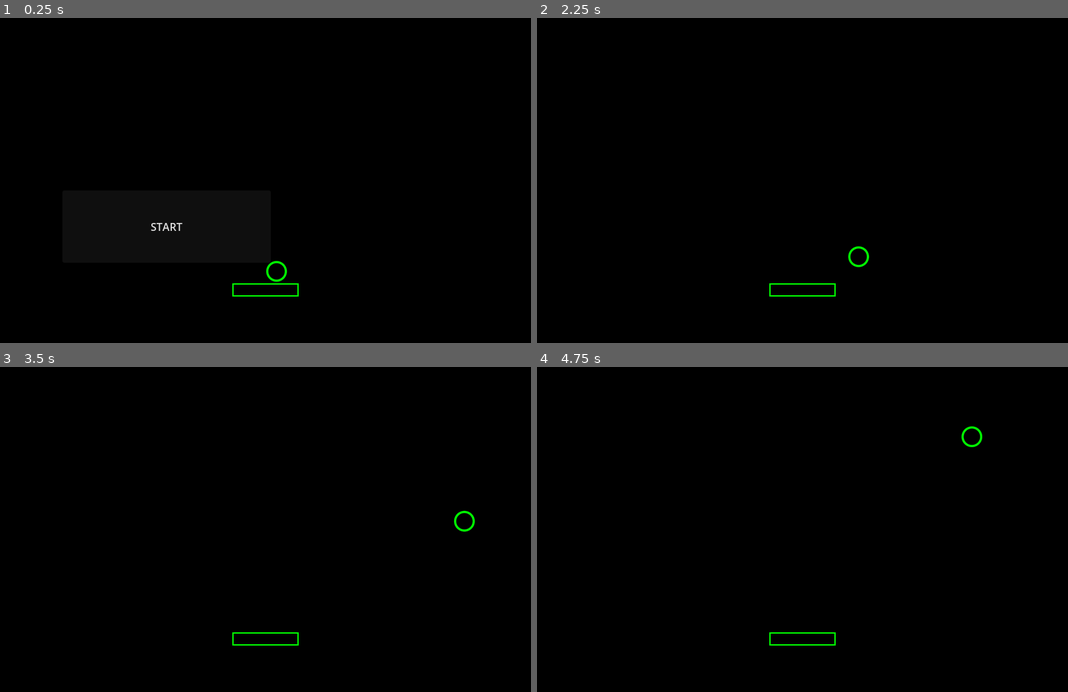
Above: before the commit, frames 1-4 (two rows, left to right).
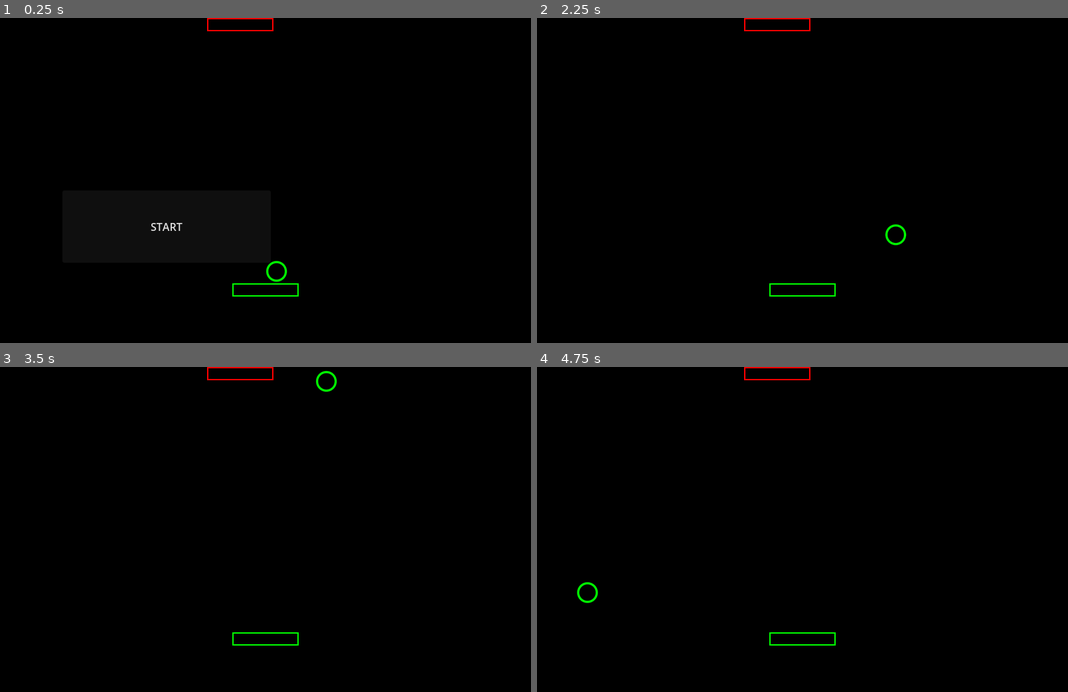
Above: after the commit, the same moments.

Repository: Germenzi/Infinitoid
Game: Godot game, scene res://scenes/arcanoid_game.tscn
Same seed, same stepped clock (60 frames per second), same inputs: the game is played once before the commit and once after it. This scene is started directly instead of the project's main scene.
Inputs (mouse positions are in pixels of both pictures, inside the frame that each line leads up to):
- Up to frame 1 (0.25 s): no input
- Up to frame 2 (2.25 s): click "START" at 0.5 s; tap Enter at 1.25 s; move the mouse to (919, 167) at 1.27 s; hold Up (ui_up) 1.28-2 s; tap O at 1.35 s; click (919, 167) at 1.42 s; tap Space at 2 s; drag from (696, 200) to (775, 248) at 2.02 s
- Up to frame 3 (3.5 s): move the mouse to (318, 461) at 2.77 s; hold Up (ui_up) from 2.78 s (still down); tap O at 2.85 s
- Up to frame 4 (4.75 s): release Up (ui_up) at 3.5 s; drag from (775, 597) to (643, 484) at 3.52 s; move the mouse to (961, 581) at 4.27 s; hold Down (ui_down) from 4.28 s (still down); tap O at 4.35 s

The runs differ from the first frame. In frame 1, 0.1% of the frame differs, in the area x 39-52%, y 0-5%; in frame 2, 0.3%, in the area x 39-70%, y 0-77%; in frame 3, 0.3%; in frame 4, 0.3%.

Commit message:
Separated rects ball collides with to groups

Diff:
--- a/scenes/GameState.gd
+++ b/scenes/GameState.gd
@@ -10,7 +10,7 @@
 @export_range(2.0, 200.0)
 var initial_ball_radius : float = 15.0
 
-@export_range(10.0, 1_000.0)
+@export_range(10.0, 10_000.0)
 var initial_ball_speed : float = 200.0
 
 @export_subgroup("Draw")
@@ -35,6 +35,23 @@
 @export_range(1.0, 10.0)
 var platform_draw_width : float = 2.0
 
+@export_category("Block")
+@export
+var block_size : Vector2 = Vector2(100.0, 20.0)
+
+@export_range(0.0, 100.0)
+var block_rows_gap : float = 4.0
+
+@export_range(0.0, 100.0)
+var blocks_columns_gap : float = 4.0
+
+@export_subgroup("Draw")
+@export_range(1.0, 10.0)
+var block_draw_width : float = 2.0
+
+@export
+var block_color : Color = Color.RED
+
 @export
 var platform_color : Color = Color.GREEN
 
@@ -49,6 +66,10 @@
 var ball_radius : float
 var ball_position : Vector2
 
+var blocks_columns : int
+var blocks : Array[Rect2] = []
+var blocks_spawn_count : int
+
 
 func _enter_tree() -> void:
 	ball_velocity = Vector2.RIGHT * initial_ball_speed
@@ -58,3 +79,6 @@
 	platform_rect = Rect2(Vector2.ZERO, initial_platform_size)
 
 	playing_area_rect = Rect2(Vector2.ZERO, get_tree().root.size)
+
+	blocks_columns = playing_area_rect.size.x / (block_size.x + blocks_columns_gap)
+	blocks_spawn_count = 1
--- a/scenes/arcanoid_game.tscn
+++ b/scenes/arcanoid_game.tscn
@@ -20,17 +20,11 @@
 	draw_rect(_game_state.platform_rect.grow(-_game_state.platform_draw_width/2.0),
 	_game_state.platform_color, false, _game_state.platform_draw_width, false
 	)
-"
-
-[sub_resource type="GDScript" id="GDScript_0ctov"]
-resource_name = "block_controller"
-script/source = "extends Node
-
-@onready
-var _game_state : GameState = %GameState
-
-var blocks_x : int
-var blocks_y : int
+
+	for block:Rect2 in _game_state.blocks:
+		draw_rect(block.grow(-_game_state.block_draw_width/2.0),
+		_game_state.block_color, false, _game_state.block_draw_width, false
+		)
 "
 
 [sub_resource type="GDScript" id="GDScript_ypwq7"]
@@ -39,6 +33,12 @@
 
 @onready
 var _game_state : GameState = %GameState
+
+enum BallCollisionTypes {
+	BORDER,
+	PLATFORM,
+	BLOCK
+}
 
 func _ready() -> void:
 	_game_state.state_machine.handle_state(GameState.GAME_STARTING_STATE, _on_state_game_starting)
@@ -56,6 +56,7 @@
 		_game_state.playing_area_rect.end.y-PLATFORM_GAP)
 
 	_place_ball_to_launch_position()
+	_spawn_blocks_layer()
 
 
 func _on_state_launching_ball() -> void:
@@ -93,64 +94,95 @@
 
 func _process_controlling_ball(delta:float) -> void:
 	const PLATFORM_HEIGHT : float = 20.0
+
 	_handle_platform_movement(delta)
 
-	var ball_collision_rectangles : Array[Rect2] = []
-	ball_collision_rectangles.append(_game_state.playing_area_rect.grow(-_game_state.ball_radius*2))
-
+	var playing_area_limiter_rect : Rect2 = _game_state.playing_area_rect.grow(-_game_state.ball_radius*2)
 	var platform_rect : Rect2 = _game_state.platform_rect
 
 	var frametime : float = 0.0
-	var ball_position : Vector2 = _game_state.ball_position
-	var banned_rect_side : Array[int] = [] # rect idx, side idx
+	var banned_rect_side : Array[int] = [] # rect idx, side idx, group idx
+
+	var collide_group : Callable = func(rect_group:Array[Rect2], group_idx:int, banned_rect:Array, frame_time:float):
+		var earliest_collision : Array = []
+		var collision_rect : int
+		for i:int in len(rect_group):
+			var rect : Rect2 = rect_group[i]
+			var ccd_res : Array = ArcanoidGeometry.ccd_circle_box(
+				_game_state.ball_position,
+				_game_state.ball_position+_game_state.ball_velocity*delta,
+				_game_state.ball_radius,
+				rect, [banned_rect[1]] if
+					(not banned_rect.is_empty() and i == banned_rect[0] and group_idx == banned_rect[2]) else [])
+
+			if not ccd_res[0]: continue
+
+			if 0.0 <= ccd_res[1] and ccd_res[1] <= (1.0-frame_time):
+				if earliest_collision.is_empty() or ccd_res[1] < earliest_collision[1]:
+					earliest_collision = ccd_res
+					collision_rect = i
+
+		if earliest_collision.is_empty():
+			earliest_collision = [false, 0.0, 1]
+		return [earliest_collision, collision_rect]
+
+
 	while true:
 		var earliest_collision : Array = []
 		var collision_rect : int
-		for i:int in len(ball_collision_rectangles):
-			var rect : Rect2 = ball_collision_rectangles[i]
-			var ccd_res : Array = ArcanoidGeometry.ccd_circle_box(
-				ball_position,
-				ball_position+_game_state.ball_velocity*delta,
-				_game_state.ball_radius,
-				rect, [banned_rect_side[1]] if (not banned_rect_side.is_empty() and i == banned_rect_side[0]) else [])
-
-			if not ccd_res[0]: continue
-
-			if 0.0 <= ccd_res[1] and ccd_res[1] <= (1.0-frametime):
-				if earliest_collision.is_empty() or ccd_res[1] < earliest_collision[1]:
-					earliest_collision = ccd_res
-					collision_rect = i
-
-		var collision_with_platform : bool = false
-		if -1 not in banned_rect_side:
-			var platform_ccd_collision : Array = ArcanoidGeometry.ccd_circle_box(
-				ball_position,
-				ball_position+_game_state.ball_velocity*delta,
-				_game_state.ball_radius,
-				platform_rect
-			)
-			if 0.0 < platform_ccd_collision[1] and platform_ccd_collision[1] < (1.0-frametime):
-				if earliest_collision.is_empty() or platform_ccd_collision[1] < earliest_collision[1]:
-					earliest_collision = platform_ccd_collision
-					collision_with_platform = true
-					collision_rect = -1
+		var collision_type : BallCollisionTypes
+
+		var collision_with_borders : Array = collide_group.call([playing_area_limiter_rect] as Array[Rect2], BallCollisionTypes.BORDER, banned_rect_side, frametime)
+		var collsion_with_platform : Array = collide_group.call([platform_rect] as Array[Rect2], BallCollisionTypes.PLATFORM, banned_rect_side, frametime)
+		var collision_with_blocks : Array = collide_group.call(_game_state.blocks as Array[Rect2], BallCollisionTypes.BLOCK, banned_rect_side, frametime)
+
+		if collision_with_borders[0][0]:
+			earliest_collision = collision_with_borders[0]
+			collision_rect = collision_with_borders[1]
+			collision_type = BallCollisionTypes.BORDER
+
+		if collsion_with_platform[0][0] and (earliest_collision.is_empty() or collsion_with_platform[0][1] < earliest_collision[1]):
+			earliest_collision = collsion_with_platform[0]
+			collision_rect = collsion_with_platform[1]
+			collision_type = BallCollisionTypes.PLATFORM
+
+		if collision_with_blocks[0][0] and (earliest_collision.is_empty() or collision_with_blocks[0][1] < earliest_collision[1]):
+			earliest_collision = collision_with_blocks[0]
+			collision_rect = collision_with_blocks[1]
+			collision_type = BallCollisionTypes.BLOCK
 
 		if earliest_collision.is_empty():
-			ball_position += _game_state.ball_velocity*delta*(1.0-frametime)
+			_game_state.ball_position += _game_state.ball_velocity*delta*(1.0-frametime)
 			break
 
-		ball_position += _game_state.ball_velocity*delta*earliest_collision[1]
+		_game_state.ball_position += _game_state.ball_velocity*delta*earliest_collision[1]
 		frametime += earliest_collision[1]
-		if collision_with_platform:
-			_game_state.ball_velocity = (ball_position-_game_state.platform_rect.get_center()).normalized() * _game_state.ball_velocity.length()
-		elif (earliest_collision[2] == SIDE_TOP or earliest_collision[2] == SIDE_BOTTOM):
-			_game_state.ball_velocity.y *= -1
-		else:
-			_game_state.ball_velocity.x *= -1
-
-		banned_rect_side = [collision_rect, earliest_collision[2]]
-
-	_game_state.ball_position = ball_position
+
+		match collision_type:
+			BallCollisionTypes.BORDER:
+				if earliest_collision[2] == SIDE_BOTTOM:
+					_game_state.state_machine.go_state(GameState.LAUNCHING_BALL_STATE)
+					return
+
+				if (earliest_collision[2] == SIDE_TOP or earliest_collision[2] == SIDE_BOTTOM):
+					_game_state.ball_velocity.y *= -1
+				else:
+					_game_state.ball_velocity.x *= -1
+				banned_rect_side = [collision_rect, earliest_collision[2], BallCollisionTypes.BORDER]
+
+			BallCollisionTypes.PLATFORM:
+				_game_state.ball_velocity = (_game_state.ball_position-_game_state.platform_rect.get_center()).normalized() * _game_state.ball_velocity.length()
+				_on_ball_platform_collision.call_deferred()
+				banned_rect_side = [collision_rect, earliest_collision[2], BallCollisionTypes.PLATFORM]
+
+			BallCollisionTypes.BLOCK:
+				_game_state.blocks.remove_at(collision_rect)
+				if (earliest_collision[2] == SIDE_TOP or earliest_collision[2] == SIDE_BOTTOM):
+					_game_state.ball_velocity.y *= -1
+				else:
+					_game_state.ball_velocity.x *= -1
+				banned_rect_side = []
+
 
 
 func _place_ball_to_launch_position() -> void:
@@ -170,6 +202,29 @@
 		_game_state.platform_rect.position.x = _game_state.playing_area_rect.position.x
 
 
+
+func _spawn_blocks_layer() -> void:
+	for i:int in len(_game_state.blocks):
+		_game_state.blocks[i].position.y += _game_state.block_size.y + _game_state.block_rows_gap
+
+	var spawned_columns : Array[int] = []
+	var spawn_count : int = min(_game_state.blocks_spawn_count, _game_state.blocks_columns)
+	for i:int in spawn_count:
+		var column : int = randi()%_game_state.blocks_columns
+		while column in spawned_columns: column = randi()%_game_state.blocks_columns
+
+		var new_block : Rect2 = Rect2(
+			_game_state.playing_area_rect.position + Vector2(_game_state.block_size.x+_game_state.blocks_columns_gap, 0.0)*column,
+			_game_state.block_size
+		)
+
+		_game_state.blocks.append(new_block)
+
+
+func _on_ball_platform_collision() -> void:
+	_spawn_blocks_layer()
+
+
 func _on_start_button_pressed() -> void:
 	(%StartButton as Button).hide()
 	_game_state.state_machine.go_state(GameState.LAUNCHING_BALL_STATE)
@@ -179,9 +234,6 @@
 
 [node name="Drawer" type="Node2D" parent="."]
 script = SubResource("GDScript_vuba5")
-
-[node name="BlockController" type="Node" parent="."]
-script = SubResource("GDScript_0ctov")
 
 [node name="GameController" type="Node" parent="."]
 script = SubResource("GDScript_ypwq7")
@@ -198,5 +250,7 @@
 [node name="GameState" type="Node" parent="."]
 unique_name_in_owner = true
 script = ExtResource("3_6rb05")
+initial_ball_speed = 500.0
+initial_platform_speed = 400.0
 
 [connection signal="pressed" from="StartButton" to="GameController" method="_on_start_button_pressed"]
Not shown: 1 places in scenes/arcanoid_game.tscn that only renumber resources
